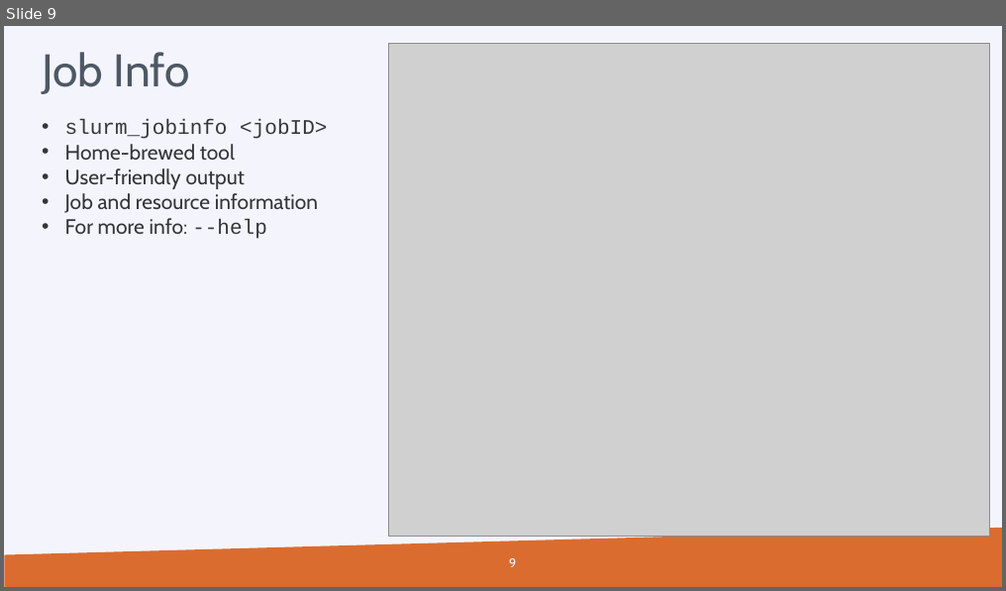
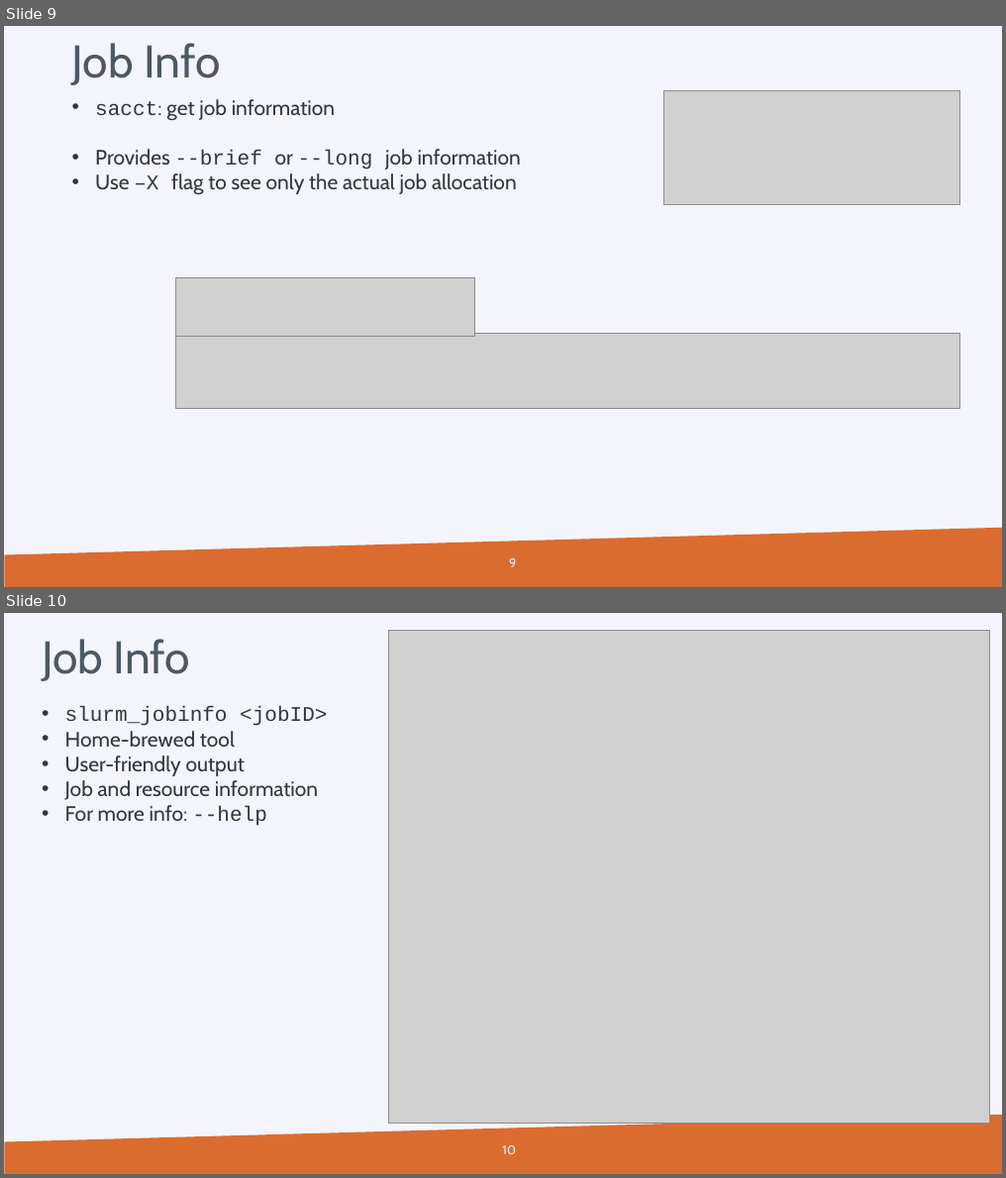
Before and after one commit to hpcleuven/Slurm-lunchbox, a slide deck: Slurm_Lunchbox.pptx. Shown one above the other, each under a label of ours: slide 9 before the commit, slides 9 and 10 after it. The pictures are 1006x591 and 1006x1178 pixels, drawn with LibreOffice and Linux fonts; fonts in the diff are those of the drawing; grey boxes stand for pictures; background and template pictures are left out. Boxes give left, top, right and bottom in pixels: in the first picture for what was removed or moved away, otherwise in the second. Text is boxed around its words. In the diff, an @@ line names an element or a change of style, - is before the commit and + after.

Commit message:
adding sacct to slides

```diff
--- a/Slurm_Lunchbox.pptx
+++ b/Slurm_Lunchbox.pptx
@@ slide 9 added at (4,26,1002,587), background #F4F5FC; not listed: 1 template element that a slide beside it also shows @@
@@ title added at (72,43,220,85), 44 pt, text #4E5865 @@
+Job Info
@@ text added at (95,99,521,195), 20 pt, text #333639 @@
+• sacct: get job information
+• Provides --brief or --long job information
+• Use –X flag to see only the actual job allocation
@@ picture added at (664,90,960,204) @@
@@ picture added at (175,277,475,337) @@
@@ picture added at (175,333,960,408) @@
@@ page number added at (509,559,516,568), 12 pt, text #F4F5FC @@
+9
@@ what was slide 9 is now slide 10 @@
@@ page number at (503,1146,516,1155): text changed @@
-9
+10
```
Also in this commit, not shown: 6 slides changed.
